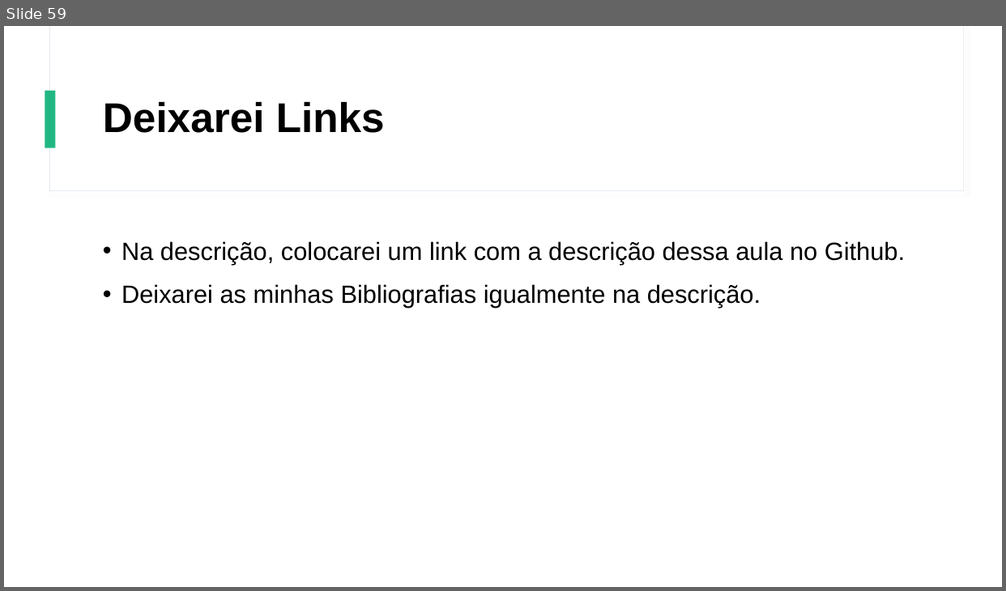
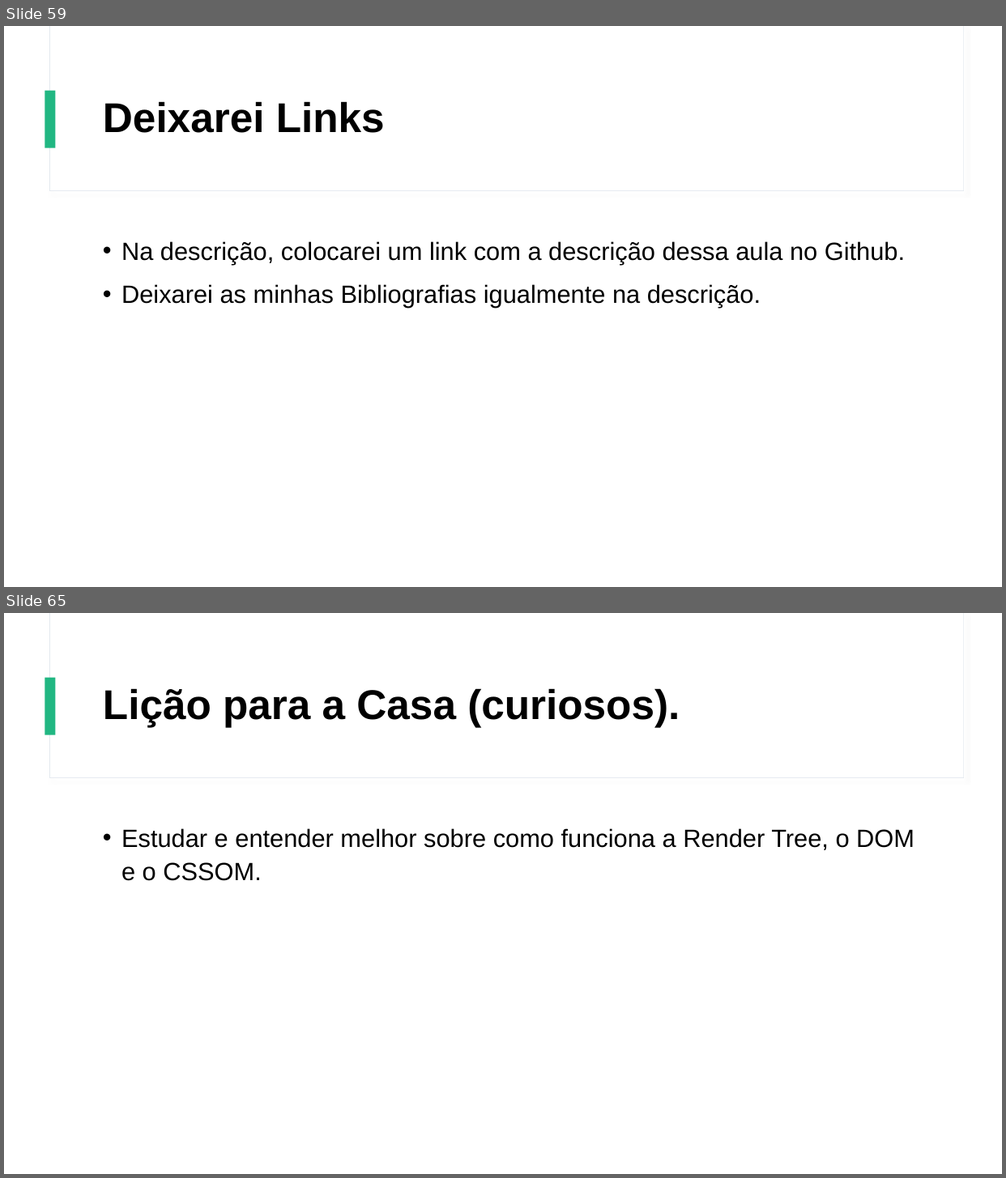
Before and after one commit to Gustavo6401/CursoHTMLCSS, a slide deck: Power Point/Curso de HTML e CSS.pptx. Shown one above the other, each under a label of ours: slide 59 before the commit, slides 59 and 65 after it; the slides between them are not shown. The pictures are 1006x591 and 1006x1178 pixels, drawn with LibreOffice and Linux fonts; fonts in the diff are those of the drawing. Boxes give left, top, right and bottom in pixels: in the first picture for what was removed or moved away, otherwise in the second. Text is boxed around its words. In the diff, an @@ line names an element or a change of style, - is before the commit and + after.

```diff
--- a/Power Point/Curso de HTML e CSS.pptx
+++ b/Power Point/Curso de HTML e CSS.pptx
@@ slide 65 added at (4, 613, 1002, 1174), background #FFFFFF; not listed: 3 template elements that a slide beside it also shows @@
@@ title added at (103, 688, 680, 727), 40 pt, text #000000, bold @@
+Lição para a Casa (curiosos).
@@ text added at (121, 828, 914, 881), 24 pt, text #000000 @@
+• Estudar e entender melhor sobre como funciona a Render Tree, o DOM e o CSSOM.
```
Also in this commit, not shown: 14 other slides added.
